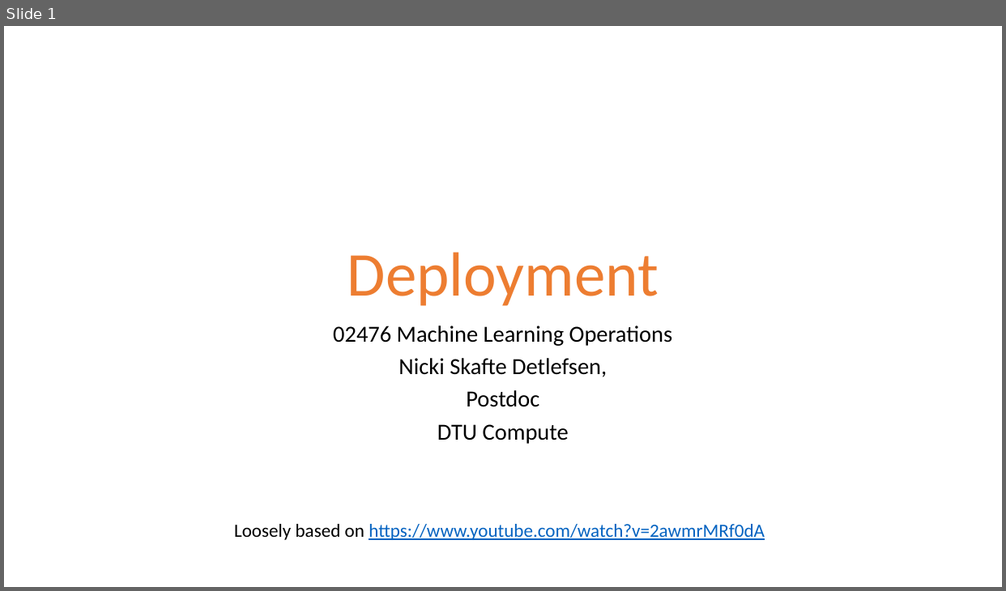
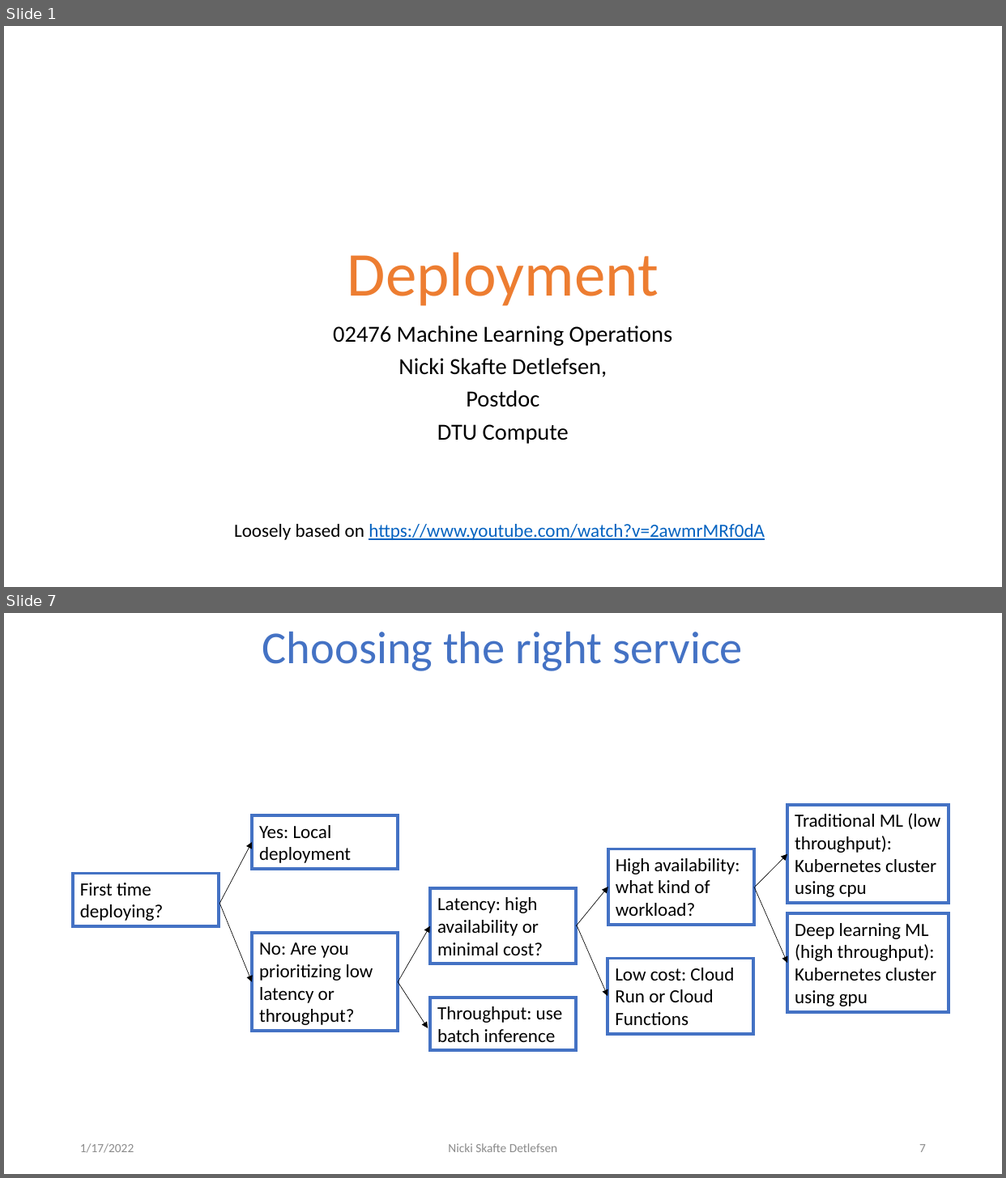
Before and after one commit to DeepEasterbunny/dtu_mlops, a slide deck: s8_deployment/lecture/deployment.pptx. Shown one above the other, each under a label of ours: slide 1 before the commit, slides 1 and 7 after it; the slides between them are not shown. The pictures are 1006x591 and 1006x1178 pixels, drawn with LibreOffice and Linux fonts; fonts in the diff are those of the drawing; background and template pictures are left out. Boxes give left, top, right and bottom in pixels: in the first picture for what was removed or moved away, otherwise in the second. Text is boxed around its words. In the diff, an @@ line names an element or a change of style, - is before the commit and + after.

Commit message:
deployment

```diff
--- a/s8_deployment/lecture/deployment.pptx
+++ b/s8_deployment/lecture/deployment.pptx
@@ slide 7 added at [4,613,1002,1174], background #FFFFFF @@
@@ title added at [262,632,743,671], 44 pt, text #4472C4 @@
+Choosing the right service
@@ rectangle added at [788,806,948,904], fill #FFFFFF, outline #4472C4 3 pt, 18 pt, text #000000 @@
+Traditional ML (low throughput): Kubernetes cluster using cpu
@@ rectangle added at [252,815,398,869], fill #FFFFFF, outline #4472C4 3 pt, 18 pt, text #000000 @@
+Yes: Local deployment
@@ arrow added from (219, 904) to (252, 842), #000000 0.5 pt @@
@@ rectangle added at [608,849,754,924], fill #FFFFFF, outline #4472C4 3 pt, 18 pt, text #000000 @@
+High availability: what kind of workload?
@@ arrow added from (756, 887) to (788, 854), #000000 0.5 pt @@
@@ rectangle added at [73,874,219,926], fill #FFFFFF, outline #4472C4 3 pt, 18 pt, text #000000 @@
+First time deploying?
@@ arrow added from (219, 904) to (252, 982), #000000 0.5 pt @@
@@ rectangle added at [430,888,576,964], fill #FFFFFF, outline #4472C4 3 pt, 18 pt, text #000000 @@
+Latency: high availability or minimal cost?
@@ arrow added from (576, 926) to (608, 887), #000000 0.5 pt @@
@@ arrow added from (754, 887) to (788, 964), #000000 0.5 pt @@
@@ arrow added from (398, 982) to (430, 926), #000000 0.5 pt @@
@@ arrow added from (577, 926) to (607, 996), #000000 0.5 pt @@
@@ rectangle added at [788,914,948,1012], fill #FFFFFF, outline #4472C4 3 pt, 18 pt, text #000000 @@
+Deep learning ML (high throughput): Kubernetes cluster using gpu
@@ rectangle added at [252,934,398,1032], fill #FFFFFF, outline #4472C4 3 pt, 18 pt, text #000000 @@
+No: Are you prioritizing low latency or throughput?
@@ rectangle added at [607,959,753,1034], fill #FFFFFF, outline #4472C4 3 pt, 18 pt, text #000000 @@
+Low cost: Cloud Run or Cloud Functions
@@ arrow added from (398, 982) to (428, 1029), #000000 0.5 pt @@
@@ rectangle added at [430,998,576,1051], fill #FFFFFF, outline #4472C4 3 pt, 18 pt, text #000000 @@
+Throughput: use batch inference
@@ text added at [80,1144,134,1153], 12 pt, text #8C8C8C @@
+1/17/2022
@@ text added at [448,1144,557,1152], 12 pt, text #8C8C8C @@
+Nicki Skafte Detlefsen
@@ page number added at [919,1144,926,1152], 12 pt, text #8C8C8C @@
+7
```
Also in this commit, not shown: 10 slides changed, 3 other files.
